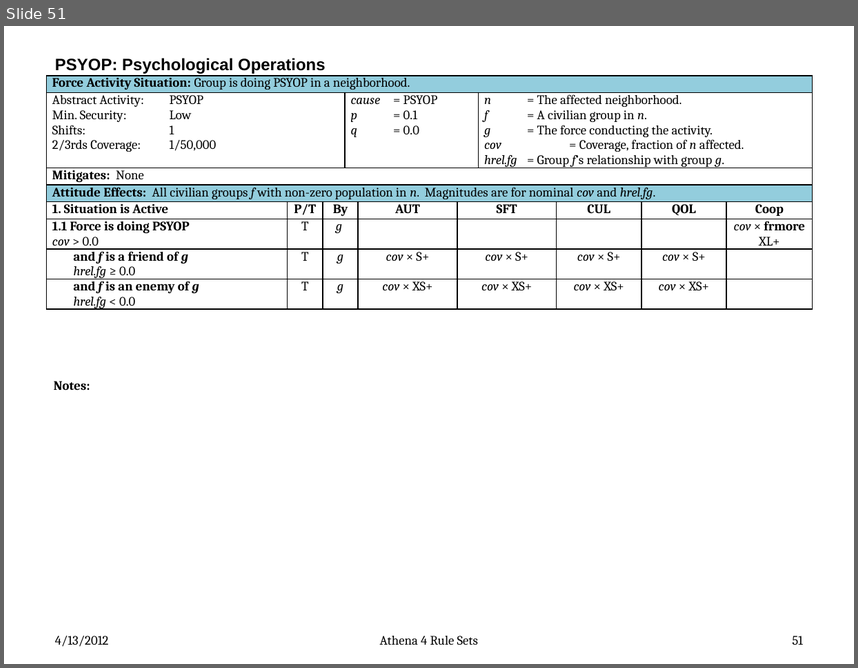
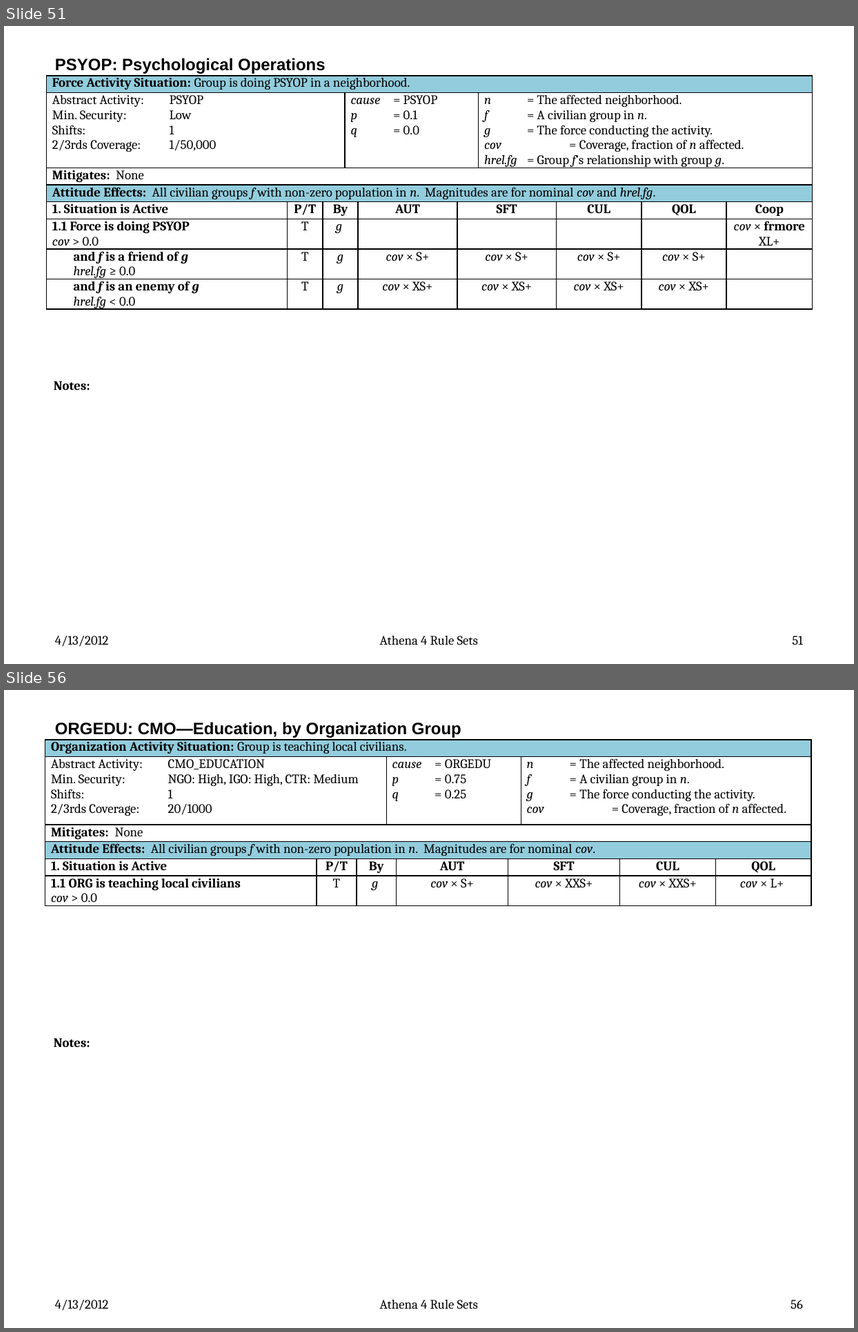
Before and after one commit to AthenaModel/athena-legacy, a slide deck: docs/dev/rules.pptx. Shown one above the other, each under a label of ours: slide 51 before the commit, slides 51 and 56 after it; the slides between them are not shown. The pictures are 858x668 and 858x1332 pixels, drawn with LibreOffice and Linux fonts; fonts in the diff are those of the drawing. Boxes give left, top, right and bottom in pixels: in the first picture for what was removed or moved away, otherwise in the second. Text is boxed around its words. In the diff, an @@ line names an element or a change of style, - is before the commit and + after.

```diff
--- a/docs/dev/rules.pptx
+++ b/docs/dev/rules.pptx
@@ slide 56 added at (4,690,854,1328), background #FFFFFF @@
@@ title added at (55,722,461,738), 14 pt, text #000000, bold @@
+ORGEDU: CMO—Education, by Organization Group
@@ table added at (45,739,811,907), 6 rows, 9 columns @@
+Organization Activity Situation: Group is teaching local civilians. |  |  |  |  |  |  |  | 
+Abstract Activity: CMO_EDUCATION / Min. Security: NGO: High, IGO: High, CTR: Medium / Shifts: 1 / 2/3rds Coverage: 20/1000 |  |  | cause = ORGEDU / p = 0.75 / q = 0.25 |  |  | n = The affected neighborhood. / f = A civilian group in n. / g = The force conducting the activity. / cov = Coverage, fraction of n affected. |  | 
+Mitigates: None |  |  |  |  |  |  |  | 
+Attitude Effects: All civilian groups f with non-zero population in n. Magnitudes are for nominal cov. |  |  |  |  |  |  |  | 
+1. Situation is Active | P/T | By |  | AUT | SFT |  | CUL | QOL
+1.1 ORG is teaching local civilians / cov > 0.0 | T | g |  | cov × S+ | cov × XXS+ |  | cov × XXS+ | cov × L+
@@ text added at (54,1038,90,1047), 11 pt, text #000000, bold @@
+Notes:
@@ text added at (55,1299,109,1310), 11 pt, text #000000 @@
+4/13/2012
@@ text added at (380,1299,478,1309), 11 pt, text #000000 @@
+Athena 4 Rule Sets
@@ page number added at (791,1299,803,1308), 11 pt, text #000000 @@
+56
```
Also in this commit, not shown: 9 other slides added.
